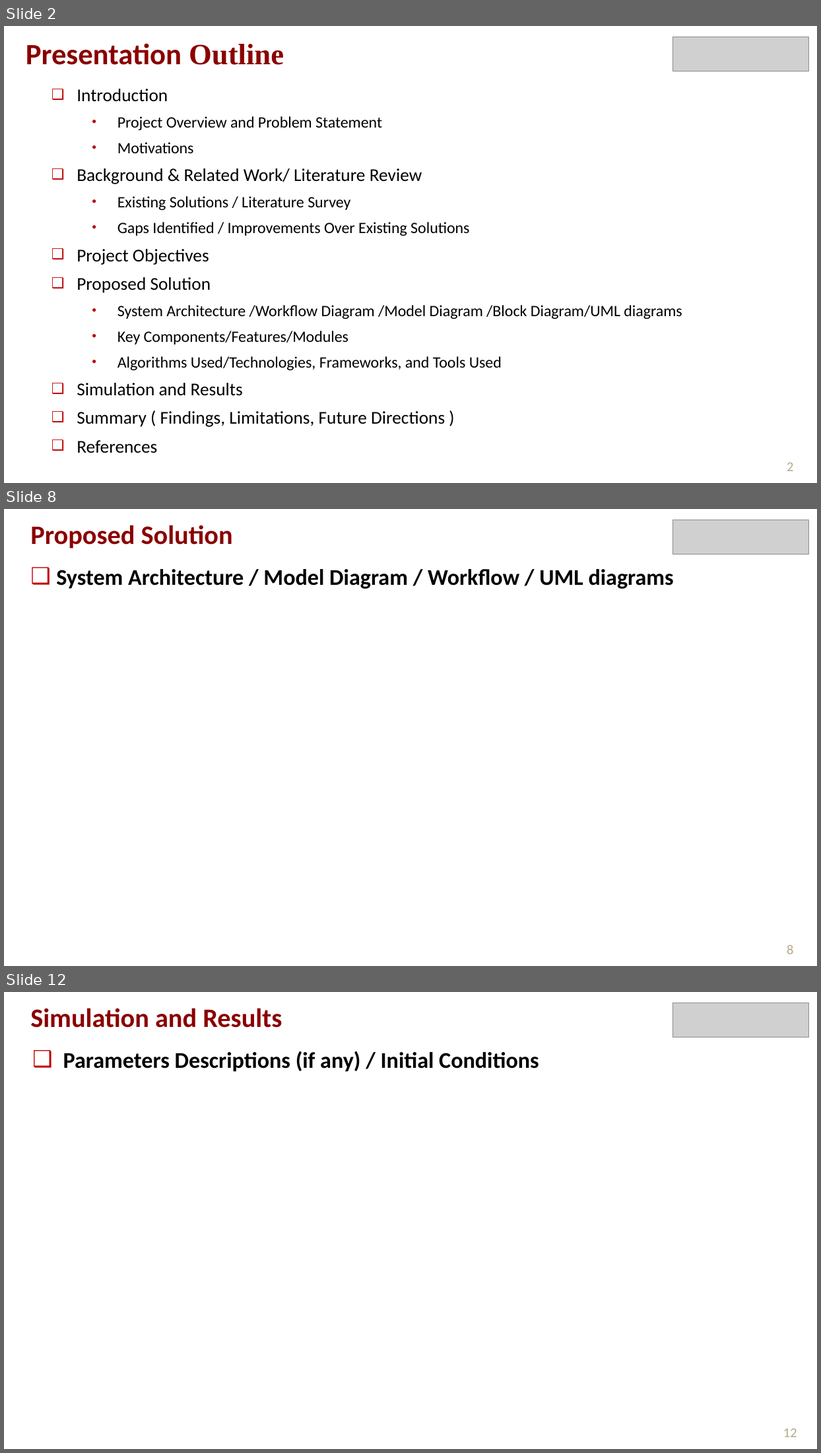
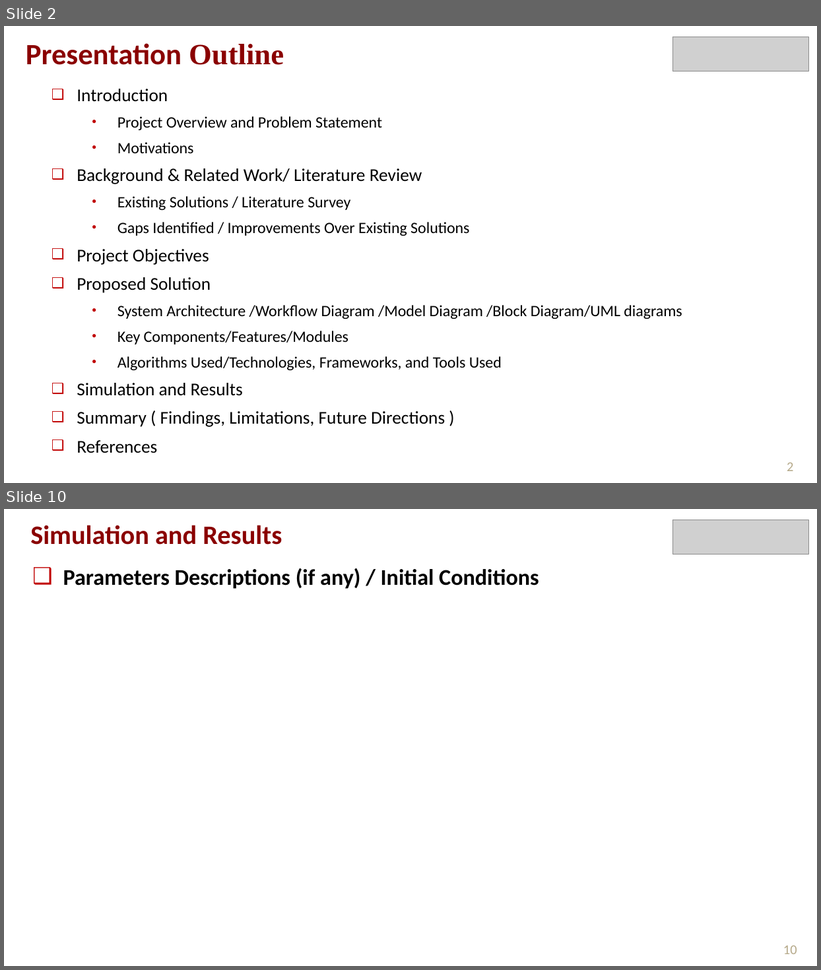
Before and after one commit to syedmaax/Intrusion-Detection, a slide deck: SCOPE_SDP_Template_May_2026.pptx. Shown one above the other, each under a label of ours: slides 2, 8 and 12 before the commit, slides 2 and 10 after it; the slides between them are not shown. The pictures are 821x1453 and 821x970 pixels, drawn with LibreOffice and Linux fonts; fonts in the diff are those of the drawing; grey boxes stand for pictures. Boxes give left, top, right and bottom in pixels: in the first picture for what was removed or moved away, otherwise in the second. Text is boxed around its words. In the diff, an @@ line names an element or a change of style, - is before the commit and + after.

```diff
--- a/SCOPE_SDP_Template_May_2026.pptx
+++ b/SCOPE_SDP_Template_May_2026.pptx
@@ slide 8 removed at (x1=4, y1=509, x2=817, y2=966), background #FFFFFF @@
@@ text removed at (x1=30, y1=525, x2=233, y2=549) @@
-Proposed Solution
@@ picture removed at (x1=673, y1=520, x2=809, y2=555) @@
@@ text removed at (x1=56, y1=569, x2=674, y2=589) @@
-❑ System Architecture / Model Diagram / Workflow / UML diagrams
@@ page number removed at (x1=787, y1=945, x2=793, y2=955) @@
-8
@@ what was slide 12 is now slide 10 @@
@@ page number at (x1=783, y1=946, x2=797, y2=955): text changed @@
-12
+10
```
Also in this commit, not shown: 8 slides changed, 1 other slide removed, 16 other files.
